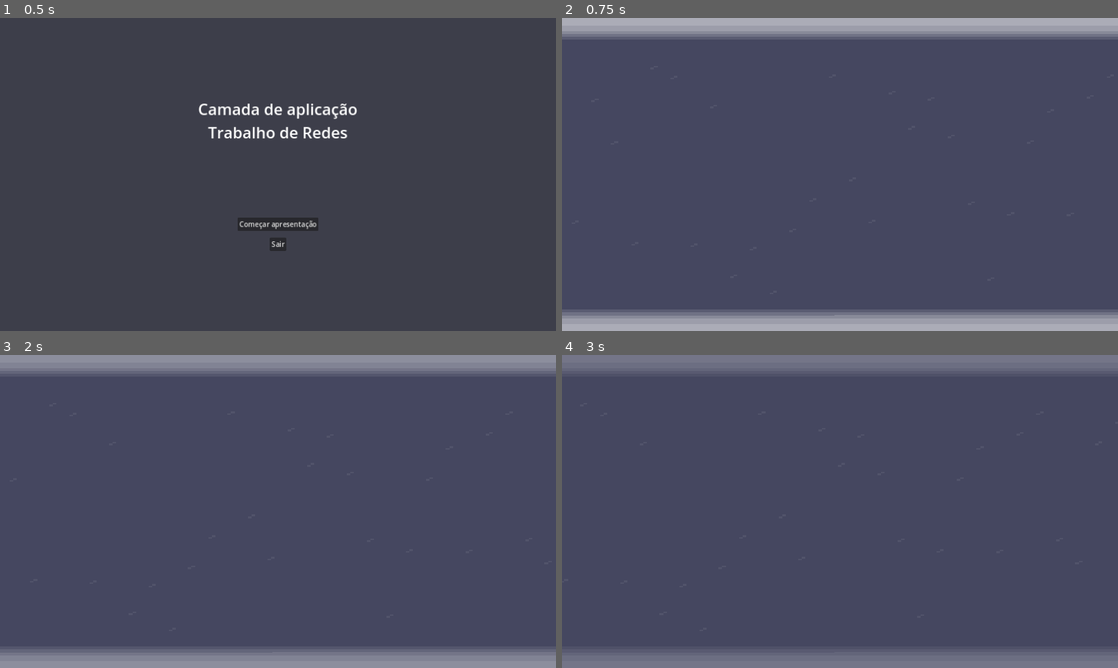
Above: before the commit, frames 1-4 (two rows, left to right).
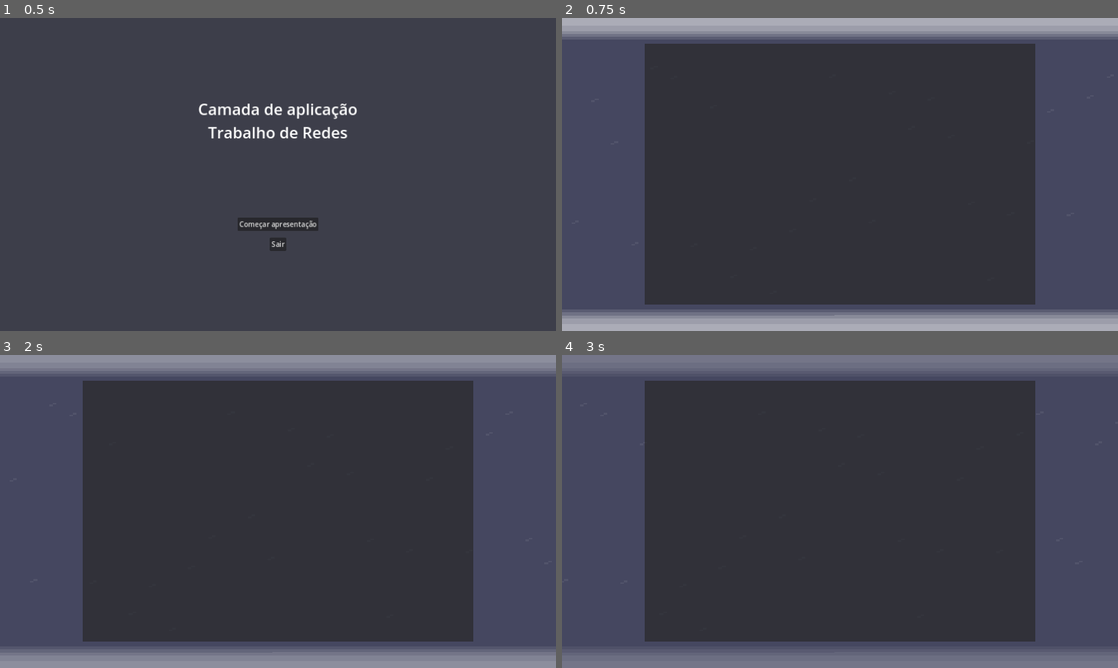
Above: after the commit, the same moments.

Repository: NomikuH8/godot-presentations
Game: Godot game, scene res://scenes/menu.tscn
Same seed, same stepped clock (60 frames per second), same inputs: the game is played once before the commit and once after it. The project has no main scene, so this scene is started directly.
Inputs (mouse positions are in pixels of both pictures, inside the frame that each line leads up to):
- Up to frame 1 (0.5 s): no input
- Up to frame 2 (0.75 s): click "Começar apresentação" at 0.5 s
- Up to frame 3 (2 s): tap Enter at 1.25 s; move the mouse to (400, 495) at 1.27 s; hold Right (ui_right) from 1.28 s (still down)
- Up to frame 4 (3 s): tap Space at 2 s; move the mouse to (728, 527) at 2.02 s; release Right (ui_right) at 2.03 s; hold Left (ui_left) 2.03-2.78 s; tap Enter at 2.75 s; move the mouse to (895, 442) at 2.77 s; hold Right (ui_right) from 2.78 s (still down)

Frame 1 is identical in both runs. In frame 2, 59% of the frame differs, in the area x 14-86%, y 8-92%; in frame 3, 59%; in frame 4, 59%.
Error after the commit: Invalid assignment of property or key 'parameters/conditions/enter_grow' with value of type 'bool' on a base object of type 'AnimationTree'. (res://scripts/sli…

Commit message:
feito algumas coisas

Diff:
--- a/prefabs/slideshow/slide.tscn
+++ b/prefabs/slideshow/slide.tscn
@@ -59,8 +59,14 @@
 "idle": SubResource("Animation_oqrxl")
 }
 
+[sub_resource type="AnimationNodeAnimation" id="AnimationNodeAnimation_nrgnw"]
+animation = &"slide/idle"
+
 [sub_resource type="AnimationNodeAnimation" id="AnimationNodeAnimation_ouiux"]
 animation = &"slide/enter_grow"
+
+[sub_resource type="AnimationNodeAnimation" id="AnimationNodeAnimation_1xsdq"]
+animation = &"slide/idle"
 
 [sub_resource type="AnimationNodeAnimation" id="AnimationNodeAnimation_cymh4"]
 animation = &"slide/exit_shrink"
@@ -68,31 +74,43 @@
 [sub_resource type="AnimationNodeAnimation" id="AnimationNodeAnimation_ydiyw"]
 animation = &"slide/idle"
 
-[sub_resource type="AnimationNodeStateMachineTransition" id="AnimationNodeStateMachineTransition_5s2yp"]
-advance_mode = 2
-advance_condition = &"enter_grow"
-
 [sub_resource type="AnimationNodeStateMachineTransition" id="AnimationNodeStateMachineTransition_0l88u"]
 switch_mode = 2
 advance_mode = 2
 
-[sub_resource type="AnimationNodeStateMachineTransition" id="AnimationNodeStateMachineTransition_l80xn"]
-switch_mode = 2
-advance_condition = &"exit_shrink"
-
 [sub_resource type="AnimationNodeStateMachineTransition" id="AnimationNodeStateMachineTransition_1hie1"]
 switch_mode = 2
 
+[sub_resource type="AnimationNodeStateMachineTransition" id="AnimationNodeStateMachineTransition_it58f"]
+advance_mode = 2
+
+[sub_resource type="AnimationNodeStateMachineTransition" id="AnimationNodeStateMachineTransition_18awn"]
+advance_mode = 2
+advance_condition = &"can_enter"
+
+[sub_resource type="AnimationNodeStateMachineTransition" id="AnimationNodeStateMachineTransition_hvns5"]
+advance_mode = 2
+advance_condition = &"can_exit"
+
+[sub_resource type="AnimationNodeStateMachineTransition" id="AnimationNodeStateMachineTransition_xii47"]
+advance_mode = 2
+advance_condition = &"exit_shrink"
+
 [sub_resource type="AnimationNodeStateMachine" id="AnimationNodeStateMachine_0842f"]
-states/End/position = Vector2(1181, 100)
+states/End/position = Vector2(1380, 100)
+states/Start/position = Vector2(53, 100)
+states/slide_enter/node = SubResource("AnimationNodeAnimation_nrgnw")
+states/slide_enter/position = Vector2(222, 100)
 states/slide_enter_grow/node = SubResource("AnimationNodeAnimation_ouiux")
-states/slide_enter_grow/position = Vector2(429, 44)
+states/slide_enter_grow/position = Vector2(442, 44)
+states/slide_exit/node = SubResource("AnimationNodeAnimation_1xsdq")
+states/slide_exit/position = Vector2(907, 100)
 states/slide_exit_shrink/node = SubResource("AnimationNodeAnimation_cymh4")
-states/slide_exit_shrink/position = Vector2(954, 44)
+states/slide_exit_shrink/position = Vector2(1150, 44)
 states/slide_idle/node = SubResource("AnimationNodeAnimation_ydiyw")
 states/slide_idle/position = Vector2(693, 100)
-transitions = ["Start", "slide_enter_grow", SubResource("AnimationNodeStateMachineTransition_5s2yp"), "slide_enter_grow", "slide_idle", SubResource("AnimationNodeStateMachineTransition_0l88u"), "slide_idle", "slide_exit_shrink", SubResource("AnimationNodeStateMachineTransition_l80xn"), "slide_exit_shrink", "End", SubResource("AnimationNodeStateMachineTransition_1hie1")]
-graph_offset = Vector2(397, -22)
+transitions = ["slide_enter_grow", "slide_idle", SubResource("AnimationNodeStateMachineTransition_0l88u"), "slide_exit_shrink", "End", SubResource("AnimationNodeStateMachineTransition_1hie1"), "Start", "slide_enter", SubResource("AnimationNodeStateMachineTransition_it58f"), "slide_enter", "slide_enter_grow", SubResource("AnimationNodeStateMachineTransition_18awn"), "slide_idle", "slide_exit", SubResource("AnimationNodeStateMachineTransition_hvns5"), "slide_exit", "slide_exit_shrink", SubResource("AnimationNodeStateMachineTransition_xii47")]
+graph_offset = Vector2(-135, 14)
 
 [node name="Panel" type="Panel"]
 custom_minimum_size = Vector2(900, 600)
@@ -125,7 +143,8 @@
 [node name="AnimationTree" type="AnimationTree" parent="."]
 tree_root = SubResource("AnimationNodeStateMachine_0842f")
 anim_player = NodePath("../AnimationPlayer")
-parameters/conditions/enter_grow = false
+parameters/conditions/can_enter = false
+parameters/conditions/can_exit = false
 parameters/conditions/exit_shrink = false
 
 [connection signal="timeout" from="TextTimer" to="." method="_on_text_timer_timeout"]
--- a/scenes/slideshow.tscn
+++ b/scenes/slideshow.tscn
@@ -29,11 +29,6 @@
 offset_bottom = 40.0
 script = ExtResource("3_wqglq")
 
-[node name="SlideshowToolbar" parent="Control" instance=ExtResource("3_408i4")]
-visible = false
-layout_mode = 1
-slide_count = 2
-
 [node name="Slides" type="Control" parent="Control"]
 custom_minimum_size = Vector2(1280, 720)
 anchors_preset = 0
@@ -46,6 +41,19 @@
 [node name="Panel2" parent="Control/Slides" instance=ExtResource("4_730rp")]
 layout_mode = 1
 
+[node name="Panel3" parent="Control/Slides" instance=ExtResource("4_730rp")]
+layout_mode = 0
+anchors_preset = 0
+offset_left = -1070.0
+offset_top = -340.003
+offset_right = -170.0
+offset_bottom = 259.997
+
+[node name="SlideshowToolbar" parent="Control" instance=ExtResource("3_408i4")]
+visible = false
+layout_mode = 1
+slide_count = 2
+
 [connection signal="next_slide" from="Control/SlideshowToolbar" to="Control" method="_on_slideshow_toolbar_next_slide"]
 [connection signal="previous_slide" from="Control/SlideshowToolbar" to="Control" method="_on_slideshow_toolbar_previous_slide"]
 [connection signal="slider_changed" from="Control/SlideshowToolbar" to="Control" method="_on_slideshow_toolbar_slider_changed"]
--- a/scripts/slideshow/SlideControl.gd
+++ b/scripts/slideshow/SlideControl.gd
@@ -8,15 +8,20 @@
 func _ready():
 	slideshow_toolbar.slide_count = len(slides)
 
-	for slide in slides:
-		slide.visible = false
+	#for slide in slides:
+	#	slide.visible = false
+
+	update_slide(0)
 
 
 func update_slide(previous_slide: int):
-	if previous_slide != 0:
-		var exit_shrink = slides[previous_slide].animation_tree['parameters/conditions/exit_shrink']
-		if exit_shrink:
-			slides[previous_slide].animation_tree['parameters/playback'].travel('slide_exit_shrink')
+	var exit_shrink = slides[previous_slide].animation_tree['parameters/conditions/exit_shrink']
+	if exit_shrink:
+		slides[previous_slide].animation_tree['parameters/playback'].travel('slide_exit_shrink')
+
+	var enter_grow = slides[previous_slide].animation_tree['parameters/conditions/enter_grow']
+	if enter_grow:
+		slides[current_slide_index].animation_tree['parameters/playback'].travel('slide_enter_grow')
 
 func _on_slideshow_toolbar_next_slide():
 	if current_slide_index >= len(slides) - 1:
--- a/scripts/slideshow/SlideshowToolbar.gd
+++ b/scripts/slideshow/SlideshowToolbar.gd
@@ -9,10 +9,11 @@
 @export var slide_label: Label
 @export var slide_slider: HSlider
 
+
 func _ready():
-	slide_slider.max_value = slide_count
+	slide_slider.max_value = slide_count - 1
 	update_label(1)
-	pass
+
 
 func _input(event):
 	if event is InputEventMouseMotion:
Not shown: 1 places in prefabs/slideshow/slide.tscn that only renumber resources
